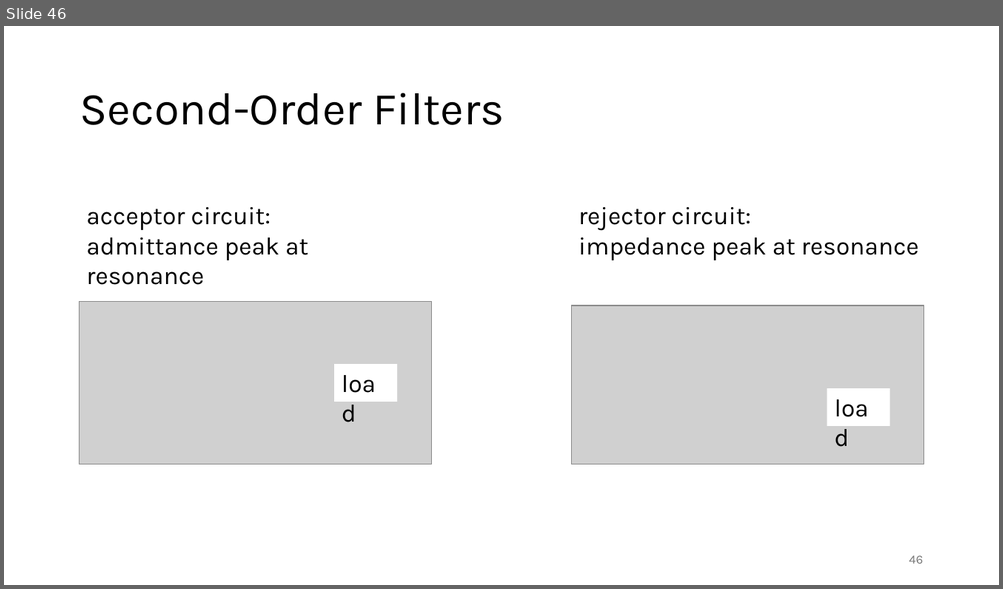
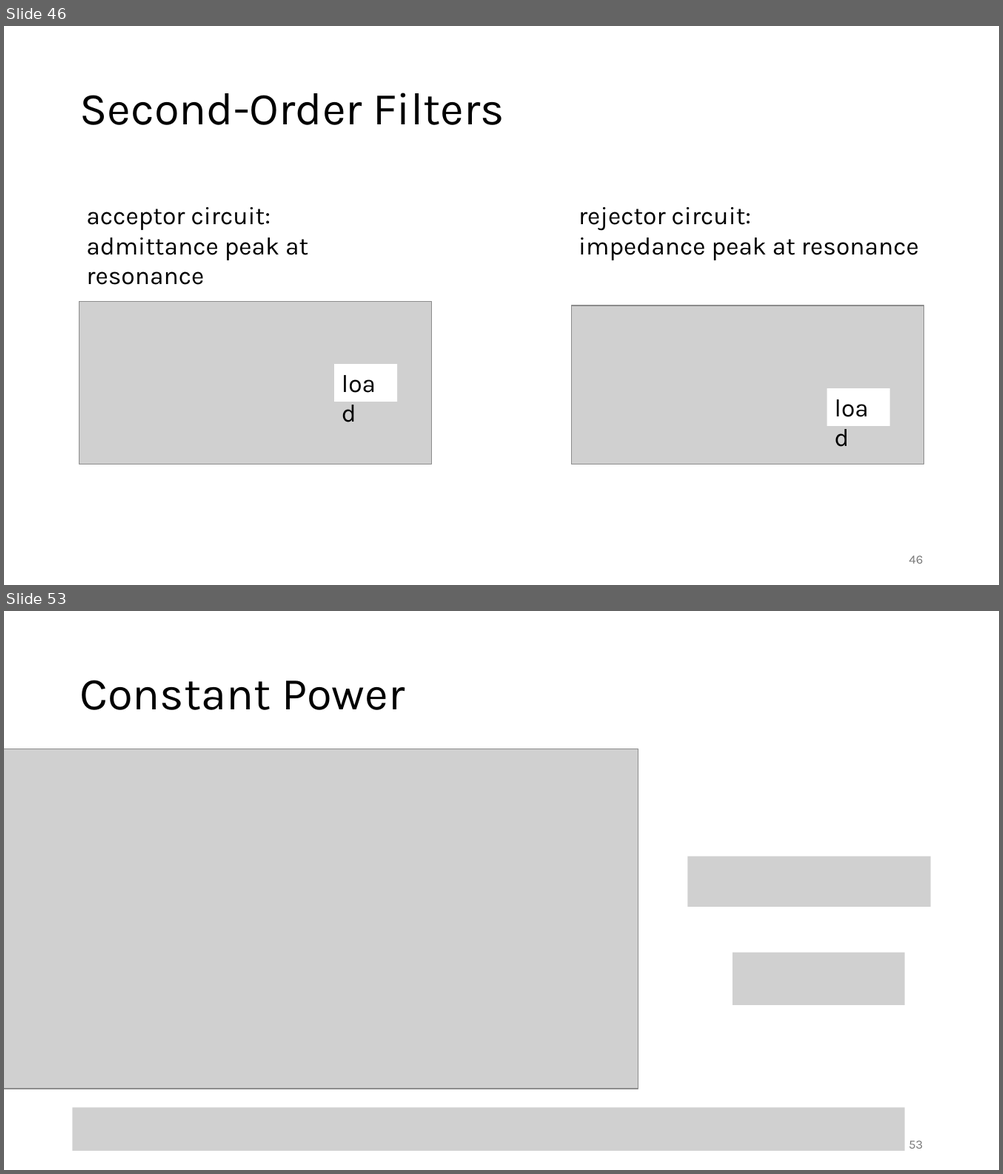
Before and after one commit to FelixWick/intro_electrical_eng, a slide deck: slides/4_ACtech.pptx. Shown one above the other, each under a label of ours: slide 46 before the commit, slides 46 and 53 after it; the slides between them are not shown. The pictures are 1003x589 and 1003x1174 pixels, drawn with LibreOffice and Linux fonts; fonts in the diff are those of the drawing; grey boxes stand for pictures. Boxes give left, top, right and bottom in pixels: in the first picture for what was removed or moved away, otherwise in the second. Text is boxed around its words. In the diff, an @@ line names an element or a change of style, - is before the commit and + after.

```diff
--- a/slides/4_ACtech.pptx
+++ b/slides/4_ACtech.pptx
@@ slide 53 added at bbox=[4, 611, 999, 1170], background #FFFFFF @@
@@ title added at bbox=[79, 680, 404, 710], 44 pt, text #000000 @@
+Constant Power
@@ picture added at bbox=[4, 749, 638, 1089] @@
@@ picture added at bbox=[688, 857, 930, 907] @@
@@ picture added at bbox=[732, 953, 905, 1005] @@
@@ picture added at bbox=[73, 1108, 905, 1151] @@
@@ page number added at bbox=[908, 1141, 922, 1149], 12 pt, text #797979 @@
+53
```
Also in this commit, not shown: 1 slide changed, 6 other slides added, 1 other file.
